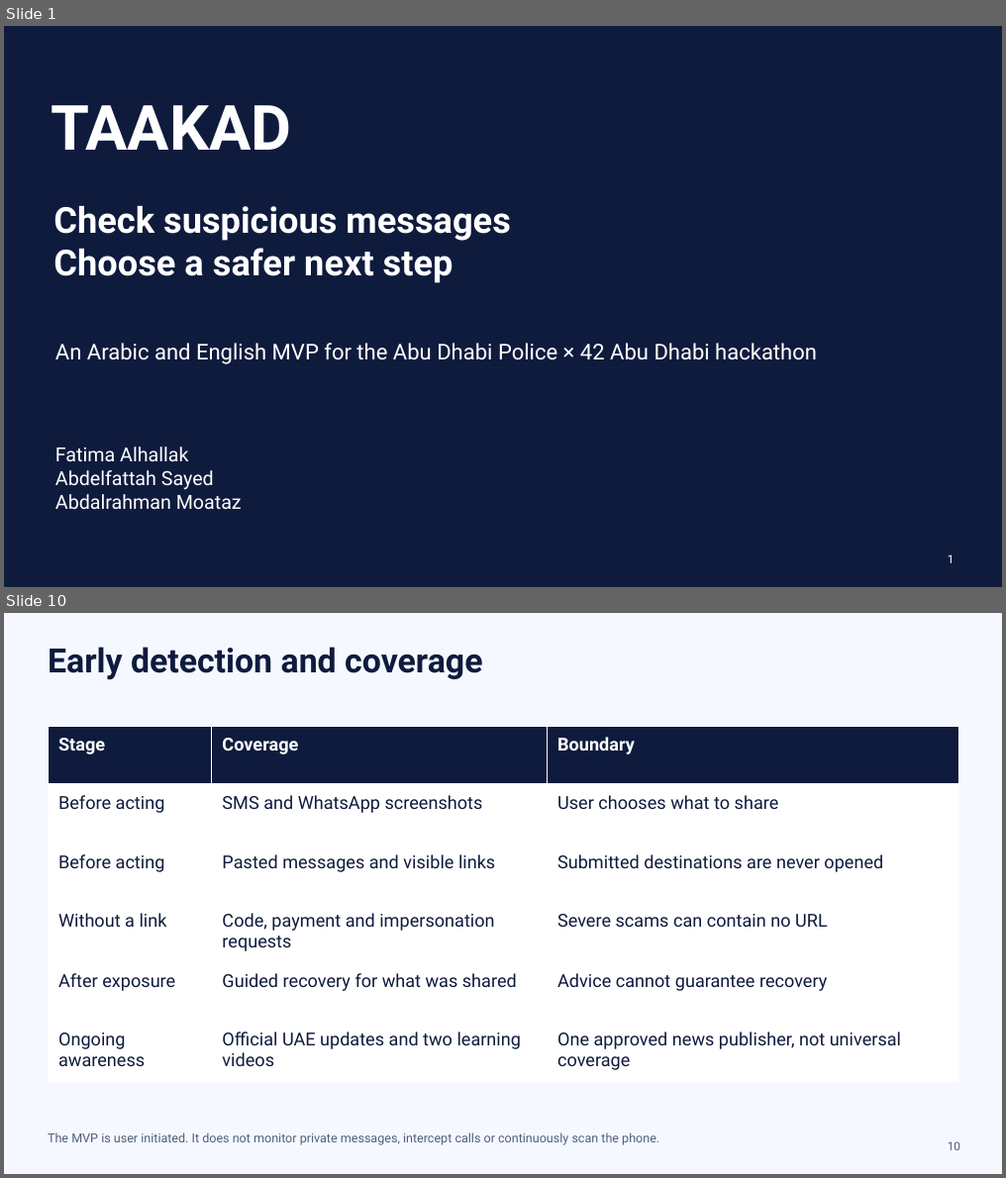
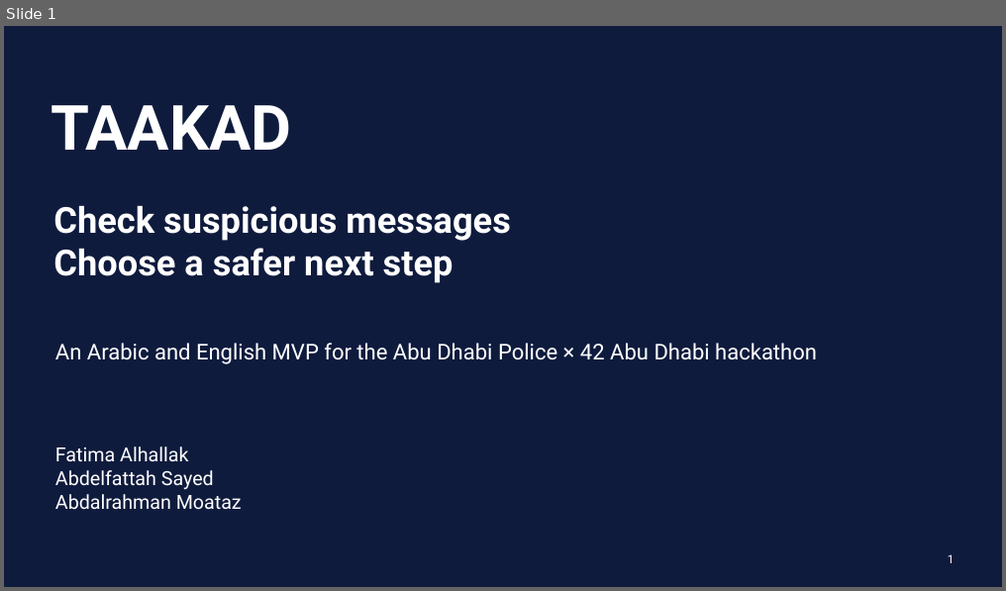
Before and after one commit to AbdelfattahGamalSayed/TAAKAD, a slide deck: submission/TAAKAD_Judges_Presentation.pptx. Shown one above the other, each under a label of ours: slides 1 and 10 before the commit, slide 1 after it; the slides between them are not shown. The pictures are 1006x1178 and 1006x591 pixels, drawn with LibreOffice and Linux fonts; fonts in the diff are those of the drawing. Boxes give left, top, right and bottom in pixels: in the first picture for what was removed or moved away, otherwise in the second. Text is boxed around its words. In the diff, an @@ line names an element or a change of style, - is before the commit and + after.

Commit message:
Preserve shortened deck, add bilingual closing and redesign report cover

```diff
--- a/submission/TAAKAD_Judges_Presentation.pptx
+++ b/submission/TAAKAD_Judges_Presentation.pptx
@@ slide 10 removed at bbox=[4, 613, 1002, 1174], background #F5F8FF @@
@@ text removed at bbox=[48, 647, 482, 680] @@
-Early detection and coverage
@@ table removed at bbox=[48, 726, 958, 1078], 6 rows, 3 columns @@
-Stage | Coverage | Boundary
-Before acting | SMS and WhatsApp screenshots | User chooses what to share
-Before acting | Pasted messages and visible links | Submitted destinations are never opened
-Without a link | Code, payment and impersonation requests | Severe scams can contain no URL
-After exposure | Guided recovery for what was shared | Advice cannot guarantee recovery
-Ongoing awareness | Official UAE updates and two learning videos | One approved news publisher, not universal coverage
@@ text removed at bbox=[48, 1133, 659, 1146] @@
-The MVP is user initiated. It does not monitor private messages, intercept calls or continuously scan the phone.
@@ text removed at bbox=[947, 1142, 960, 1151] @@
-10
```
Also in this commit, not shown: 10 slides changed, 1 slide added, 4 other slides removed, 11 other files.
